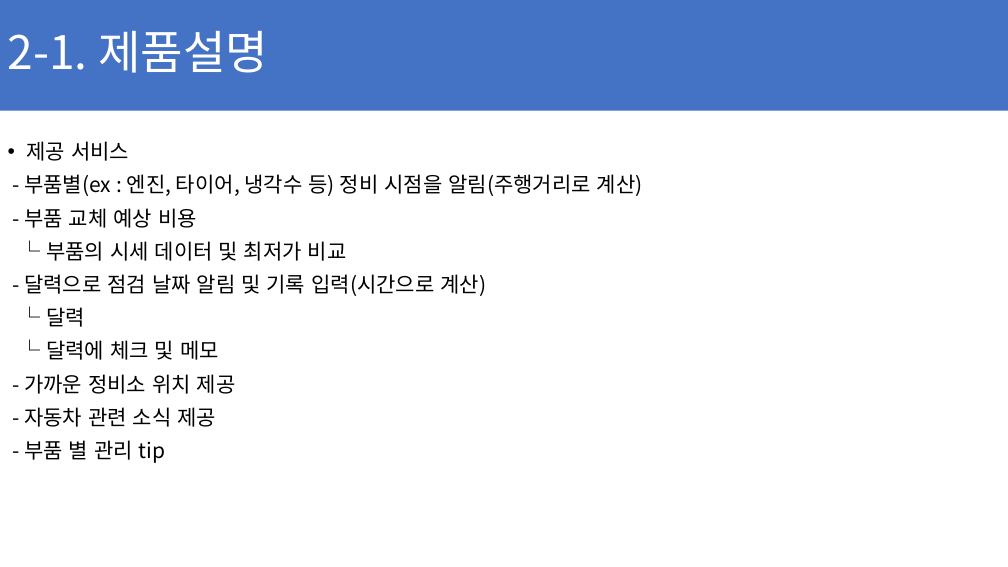
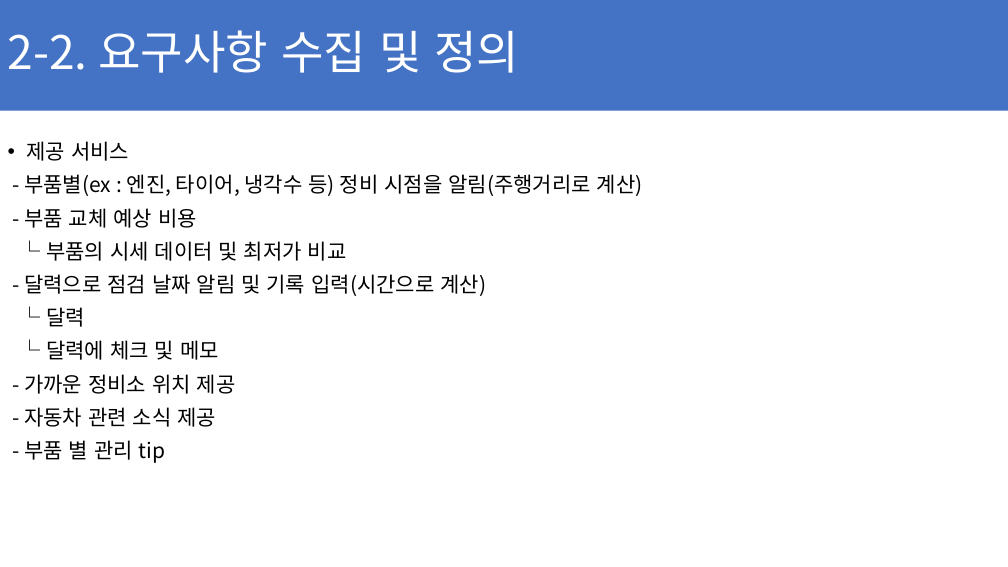
Before and after one commit to ChaeSung-Lee/DJ_InternShip, a slide deck: slide 20 of 2021_Summer/jp.hong/Project_BnC_jph.pptx (slide 16 before the commit). Drawn at 1008x567 pixels with LibreOffice and Linux fonts; fonts in the diff are those of the drawing. Boxes give left, top, right and bottom in pixels: in the first picture for what was removed or moved away, otherwise in the second. Text is boxed around its words. In the diff, an @@ line names an element or a change of style, - is before the commit and + after.

```diff
--- a/2021_Summer/jp.hong/Project_BnC_jph.pptx
+++ b/2021_Summer/jp.hong/Project_BnC_jph.pptx
@@ title at [8,30,519,73]: text changed @@
-2-1. 제품설명
+2-2. 요구사항 수집 및 정의
```
Also in this commit, not shown: 13 other slides changed, 3 slides added.
